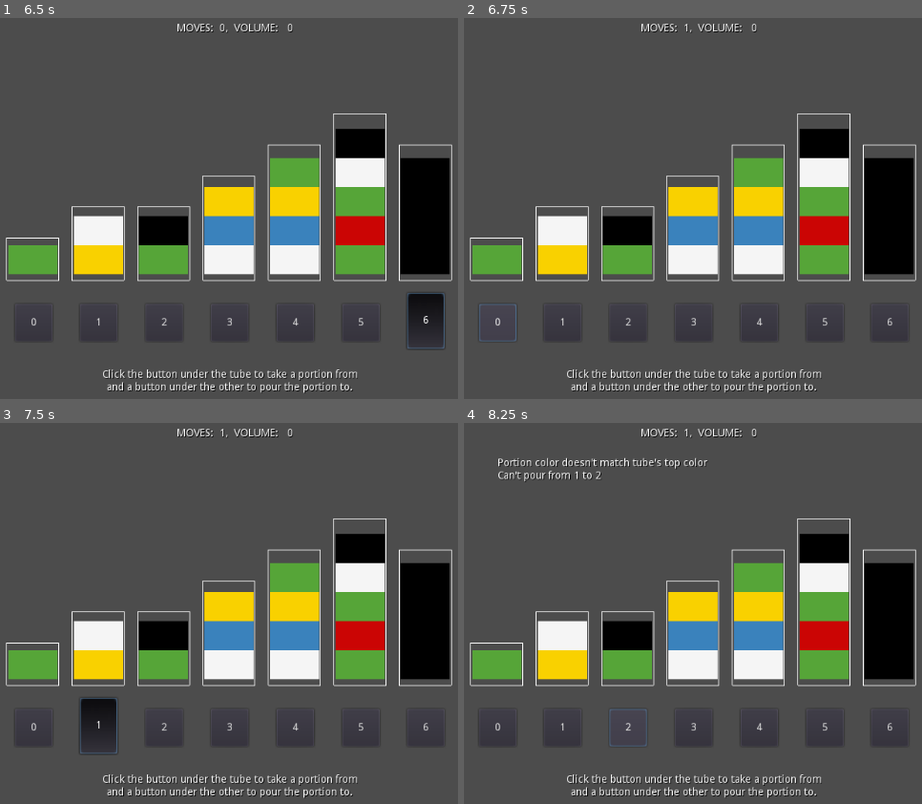
Above: before the commit, frames 1-4 (two rows, left to right).
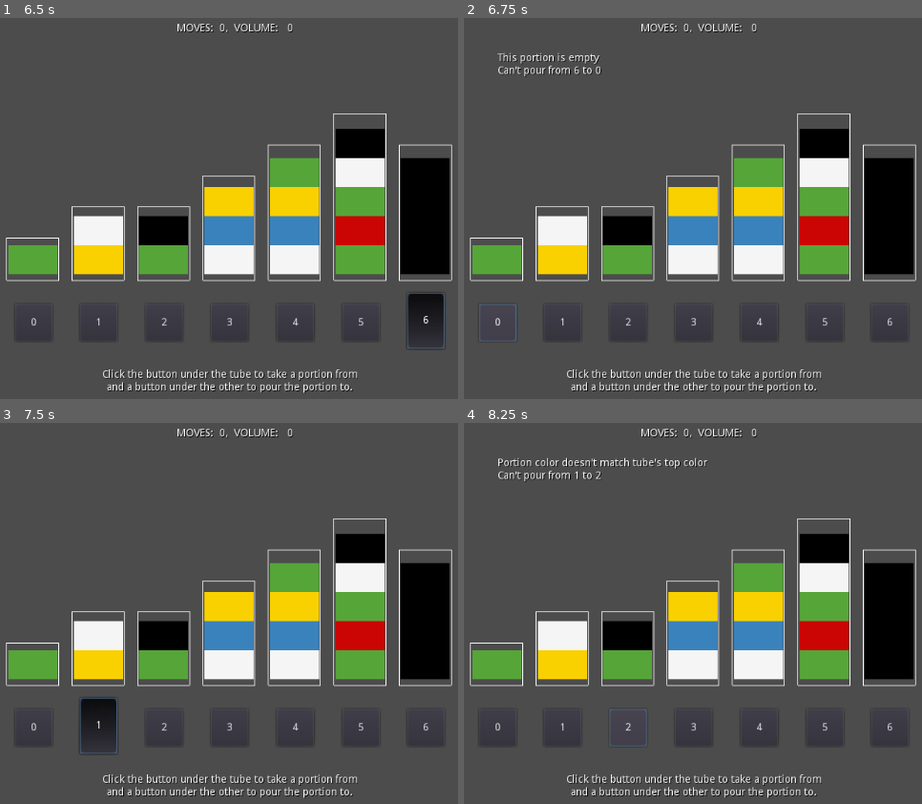
Above: after the commit, the same moments.

Repository: 1shevelov/test-tubes
Game: Godot game, scene res://scenes/Menu.tscn
Two runs of this game, one before a commit and one after it. Both use one fixed random seed, a clock stepped at 60 frames per second and the inputs below.
Inputs:
- Up to frame 1 (6.5 s): click "START" at 0.5 s; click "0" at 1.25 s; click "1" at 2 s; click "2" at 2.75 s; click "3" at 3.5 s; click "4" at 4.25 s; click "5" at 5 s; click "6" at 5.75 s
- Up to frame 2 (6.75 s): click "0" at 6.5 s
- Up to frame 3 (7.5 s): click "1" at 7.25 s
- Up to frame 4 (8.25 s): click "2" at 8 s

Frame 1 is identical in both runs. In frame 2, 0.5% of the frame differs, in the area x 7-50%, y 1-16%; in frame 3, less than 0.1%; in frame 4, less than 0.1%.

Commit message:
Reworked Portion class to just an array

Diff:
--- a/portion.gd
+++ /dev/null
@@ -1,31 +0,0 @@
-extends GDScript
-class_name Portion
-
-var _color: int = 0
-var _size: int = 0
-
-
-func set_portion(new_portion: Dictionary) -> bool:
-	if !new_portion.has("color") || !new_portion.has("size"):
-		print_debug("Input argument doesn't have 'color' or 'size' property")
-		return false
-	if new_portion.color < 0 || new_portion.color > Globals.MAX_COLORS:
-		print_debug("Invalid color value: ", new_portion.color)
-		return false
-	if new_portion.size < 0 || new_portion.size > Globals.MAX_TUBE_VOLUME:
-		print_debug("Invalid size value: ", new_portion.size)
-		return false
-
-	_color = new_portion.color
-	_size = new_portion.size
-	return true
-
-
-func get_portion() -> Dictionary:
-	return {"color": _color, "size": _size}
-
-
-func is_empty() -> bool:
-	if _color == 0 || _size == 0:
-		return true
-	return false
--- a/project.godot
+++ b/project.godot
@@ -17,12 +17,7 @@
 "base": "GDScript",
 "class": "Level",
 "language": "GDScript",
-"path": "res://level.gd"
-}, {
-"base": "GDScript",
-"class": "Portion",
-"language": "GDScript",
-"path": "res://portion.gd"
+"path": "res://scripts/level.gd"
 }, {
 "base": "GDScript",
 "class": "Tube",
@@ -32,7 +27,6 @@
 _global_script_class_icons={
 "Game": "",
 "Level": "",
-"Portion": "",
 "Tube": ""
 }
 
--- a/scripts/Game.gd
+++ b/scripts/Game.gd
@@ -43,12 +43,12 @@
 	print_debug(" -- %s -> %s --" % [source, target])
 	print_debug("Source: ", l.get_tube(source).get_content())
 	print_debug("Target before: ", l.get_tube(target).get_content())
-	var pouring: Portion = l.get_tube(source).drain_a_portion()
-	var return_pouring: Portion = l.get_tube(target).add_a_portion(pouring)
-	if return_pouring.is_empty() || return_pouring.get_portion().size \
-			< pouring.get_portion().size:
+	var pouring: Array = l.get_tube(source).drain_a_portion()
+	var return_pouring: Array = pouring.duplicate()
+	return_pouring = l.get_tube(target).add_a_portion(return_pouring)
+	if (!pouring.empty() && return_pouring.empty()) || return_pouring.size() < pouring.size():
 		add_a_pour()
-		add_a_pour_volume(pouring.get_portion().size - return_pouring.get_portion().size)
+		add_a_pour_volume(pouring.size() - return_pouring.size())
 		is_success = true
 	l.get_tube(source).restore_portion(return_pouring)
 	print_debug("Source after: ", l.get_tube(source).get_content())
--- a/scripts/Menu.gd
+++ b/scripts/Menu.gd
@@ -58,11 +58,11 @@
 		[0, 4, 5, 1, 5],
 		[0, 0, 0, 0]
 	]):
-		if !l.add_rating({"stars": 3, "moves": 0, "vol": 0}):
+		if !l.add_rating({"stars": 3, "moves": 1, "vol": 1}):
 			print_debug("Invalid rating")
 		if !l.add_rating({"stars": 2, "moves": 15, "vol": 21}):
 			print_debug("Invalid rating")
-		if !l.add_rating({"stars": 1, "moves": 0, "vol": 0}):
+		if !l.add_rating({"stars": 1, "moves": 1, "vol": 1}):
 			print_debug("Invalid rating")
 		Globals.set_level(l)
 	else:
--- a/scripts/tube.gd
+++ b/scripts/tube.gd
@@ -67,23 +67,22 @@
 	return _content
 
 
-# portion = {color: int, size: int}
-func add_a_portion(p: Portion) -> Portion:
-	if p.get_portion().size == 0:
+# portion = [1, 1, 1]
+func add_a_portion(por: Array) -> Array:
+	if por.size() == 0:
 		print_debug("Empty portion")
-		#Globals.send_message("This portion is empty")
-		return p
-	if p.get_portion().size < 0 || p.get_portion().size > get_volume():
-		print_debug("Portion size is invalid or bigger than tube's size: ", \
-				p.get_portion().size)
-		return p
-	if get_top_color() != 0 && get_top_color() != p.get_portion().color:
+		Globals.send_message("This portion is empty")
+		return por
+	if por.size() > Globals.MAX_TUBE_VOLUME:
+		print_debug("Portion size is bigger than tube's size: ", por.size())
+		return por
+	if get_top_color() != 0 && get_top_color() != por[0]:
 		print_debug("Source portion color doesn't match target's top color")
 		Globals.send_message("Portion color doesn't match tube's top color")
-		return p
-	if p.get_portion().size > get_empty_volume():
+		return por
+	if por.size() > get_empty_volume():
 		print_debug("There is not enough empty volume to add such size")
-		return divide_a_portion(p)
+		return divide_a_portion(por)
 
 	var empty_space: int = 0
 	for i in get_volume():
@@ -91,57 +90,54 @@
 			empty_space += 1
 		else:
 			break
-	#var before: Array = get_content()
-	var start_fill_index: int = empty_space - p.get_portion().size
-	for i in range(start_fill_index, start_fill_index + p.get_portion().size):
-		_content[i] = p.get_portion().color
-	var zero_p := Portion.new()
-	return zero_p
+	var start_fill_index: int = empty_space - por.size()
+	for i in range(start_fill_index, start_fill_index + por.size()):
+		_content[i] = por[0]
+	return []
 
 
 # add what's fit and returns what's not
-func divide_a_portion(p: Portion) -> Portion:
-	var new_p := Portion.new()
-	if !new_p.set_portion({"color": p.get_portion().color, "size": get_empty_volume()}):
-		print_debug("Error while making smaller portion")
-		return new_p
-	if !add_a_portion(new_p).is_empty():
-		print_debug("Error while adding smaller portion")
-		return new_p
-	if !p.set_portion({"color": p.get_portion().color, "size": p.get_portion().size - get_empty_volume()}):
-		print_debug("Error while making return portion")
-		return new_p
-	return p
+func divide_a_portion(por: Array) -> Array:
+	if por.empty():
+		print_debug("Empty portion, can't divide")
+		return []
+	var fitted_part: Array = por.duplicate()
+	fitted_part.resize(get_empty_volume())
+	var fitted_size: int = fitted_part.size()
+	fitted_part = add_a_portion(fitted_part)
+	if !fitted_part.empty():
+		print_debug("Error while adding smaller portion, returning full portion")
+		return por
+	por.resize(por.size() - fitted_size)
+	return por
 
 
-func drain_a_portion() -> Portion: # {color: int, size: int}
-	var p := Portion.new()
+func drain_a_portion() -> Array:
+	var por: Array = []
 	if is_empty():
-		return p
-	var p_color: int = get_top_color()
-	var p_size: int = 0
+		return por
+	#var por_color: int = get_top_color()
 	var before: Array = get_content()
 	for each in before:
 		if each == 0:
 			continue
-		if each == p_color:
-			p_size += 1
+		if each != 0 && por.empty():
+			por.append(each)
+		elif each == por[0]:
+			por.append(each)
 		else:
 			break
-	if p.set_portion({"color": p_color, "size": p_size}):
-		for i in before.size():
-			if before[i] == 0:
-				continue
-			if before[i] == p_color:
-				before[i] = 0
-			else:
-				break
-		if !set_content(before):
-			print_debug("Error while draining")
-		return p
-	else:
-		print_debug("Error making a portion")
-		return null
+	for i in before.size():
+		if before[i] == 0:
+			continue
+		if before[i] == por[0]:
+			before[i] = 0
+		else:
+			break
+	if !set_content(before):
+		print_debug("Error while draining")
+		return []
+	return por
 
 
 func get_empty_volume() -> int:
@@ -168,11 +164,11 @@
 
 
 # if adding was refused or partially returned
-func restore_portion(p: Portion) -> void:
-	if p.is_empty():
+func restore_portion(por: Array) -> void:
+	if por.empty():
 		return
-	if p.get_portion().size < 0 || p.get_portion().size > get_empty_volume():
-		print_debug("Portion size is invalid", p.get_portion().size)
+	if por.size() > get_empty_volume():
+		print_debug("Portion size is invalid", por.size())
 		return
 
 	var empty_space: int = 0
@@ -182,6 +178,6 @@
 		else:
 			break
 
-	var start_fill_index: int = empty_space - p.get_portion().size
-	for i in range(start_fill_index, start_fill_index + p.get_portion().size):
-		_content[i] = p.get_portion().color
+	var start_fill_index: int = empty_space - por.size()
+	for i in range(start_fill_index, start_fill_index + por.size()):
+		_content[i] = por[0]
Renamed: level.gd -> scripts/level.gd
